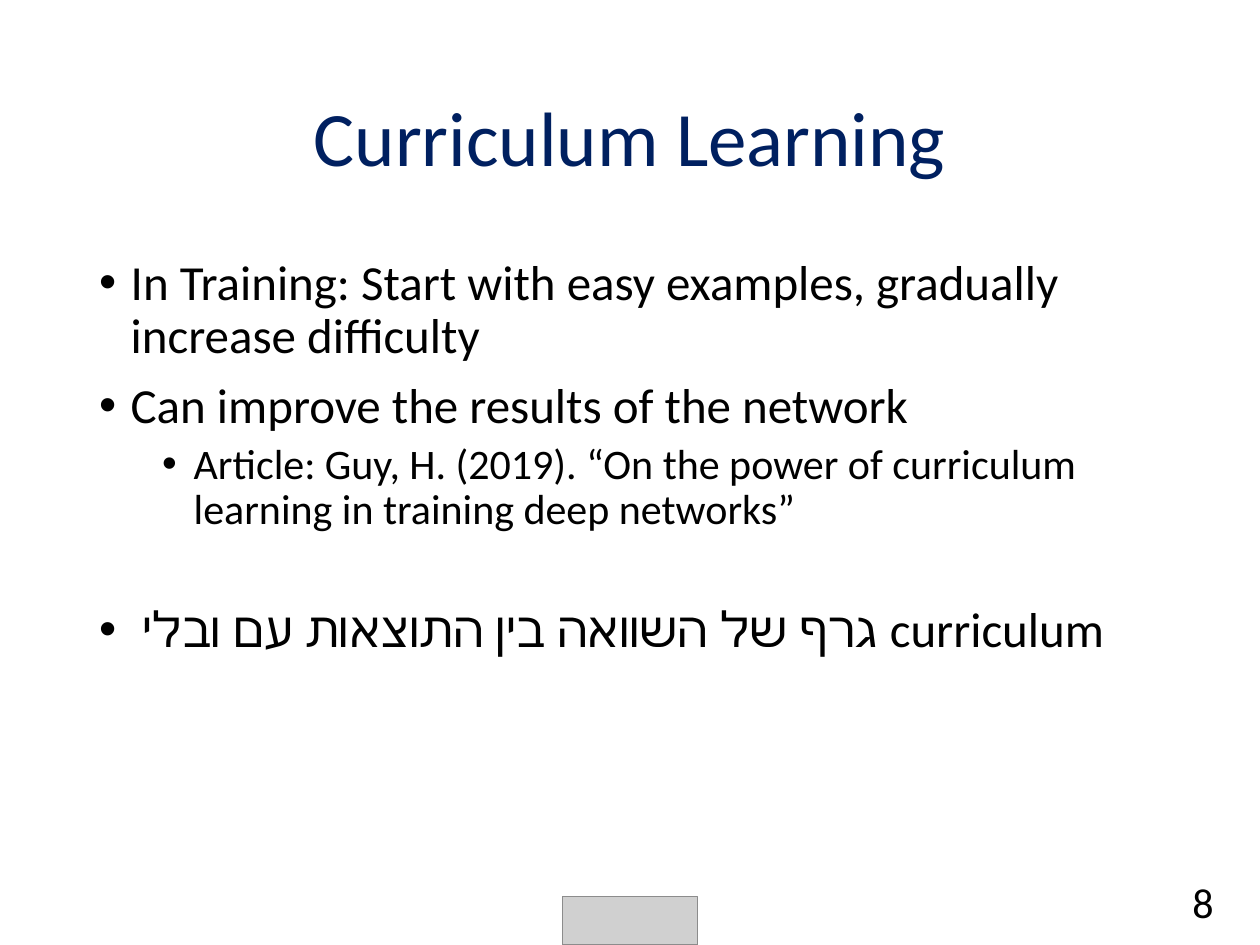
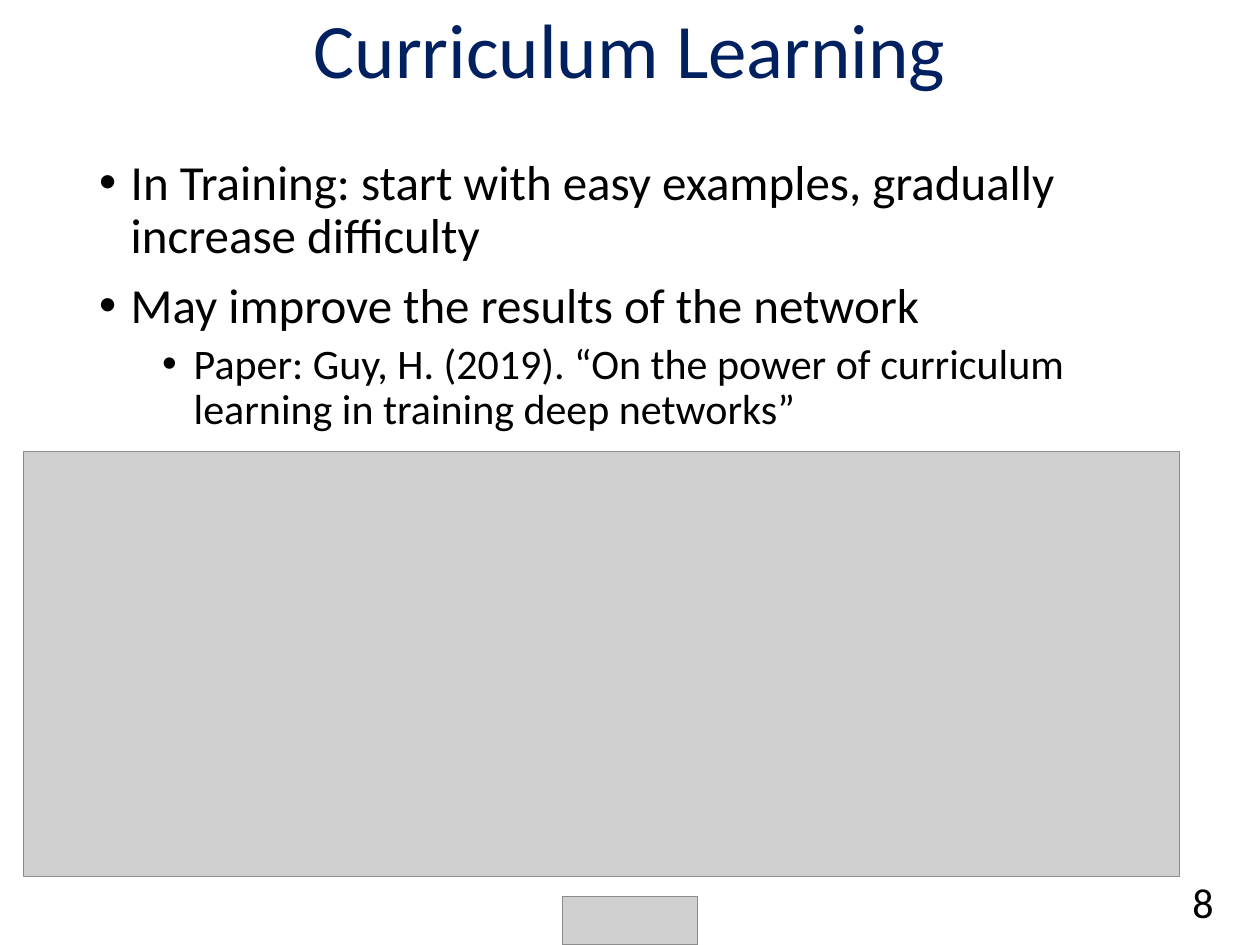
Before and after one commit to chendudai/Sudoku, a slide deck: slide 8 of Presentation/final_presentation.pptx. Drawn at 1260x945 pixels with LibreOffice and Linux fonts; fonts in the diff are those of the drawing; grey boxes stand for pictures. Boxes give left, top, right and bottom in pixels: in the first picture for what was removed or moved away, otherwise in the second. Text is boxed around its words. In the diff, an @@ line names an element or a change of style, - is before the commit and + after.

```diff
--- a/Presentation/final_presentation.pptx
+++ b/Presentation/final_presentation.pptx
@@ title "Curriculum Learning": place and size @@
-title "Curriculum Learning" at bbox=[314, 112, 945, 180]
+title "Curriculum Learning" at bbox=[314, 24, 945, 92]
@@ text at bbox=[131, 166, 1064, 432]: text changed @@
-• In Training: Start with easy examples, gradually increase difficulty
-• Can improve the results of the network
-  • Article: Guy, H. (2019). “On the power of curriculum learning in training deep networks”
-• גרף של השוואה בין התוצאות עם ובלי curriculum
+• In Training: start with easy examples, gradually increase difficulty
+• May improve the results of the network
+  • Paper: Guy, H. (2019). “On the power of curriculum learning in training deep networks”
@@ picture added at bbox=[23, 451, 1179, 876] @@
```
Also in this commit, not shown: 11 other slides changed, 4 slides added, 1 slide removed, 2 other files.
